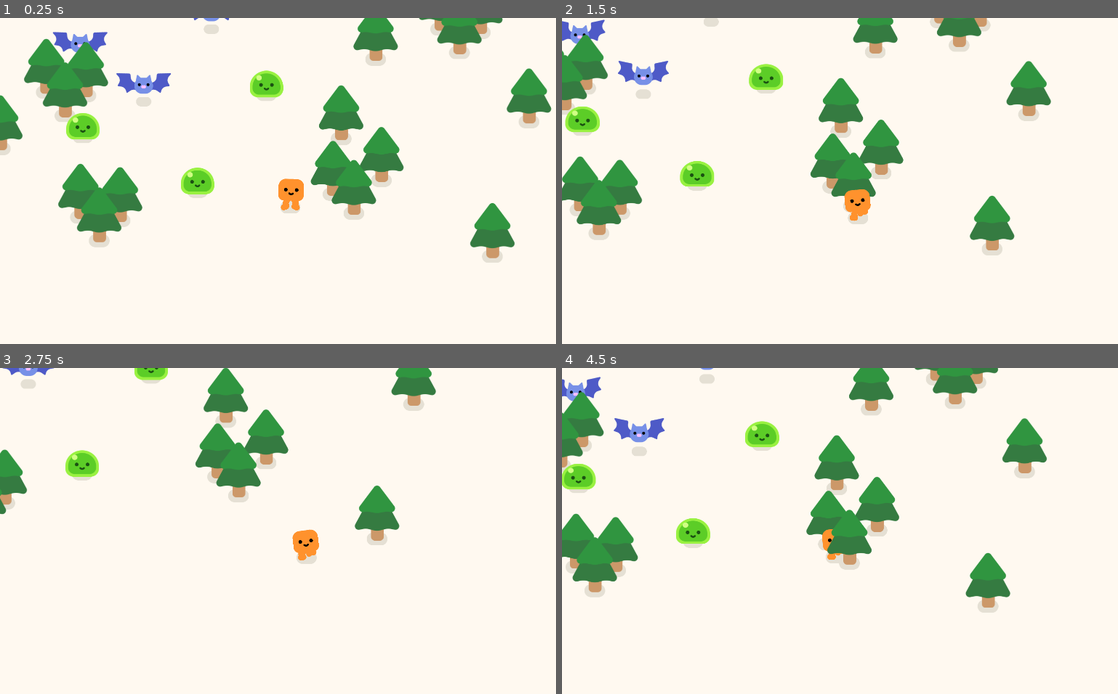
Above: before the commit, frames 1-4 (two rows, left to right).
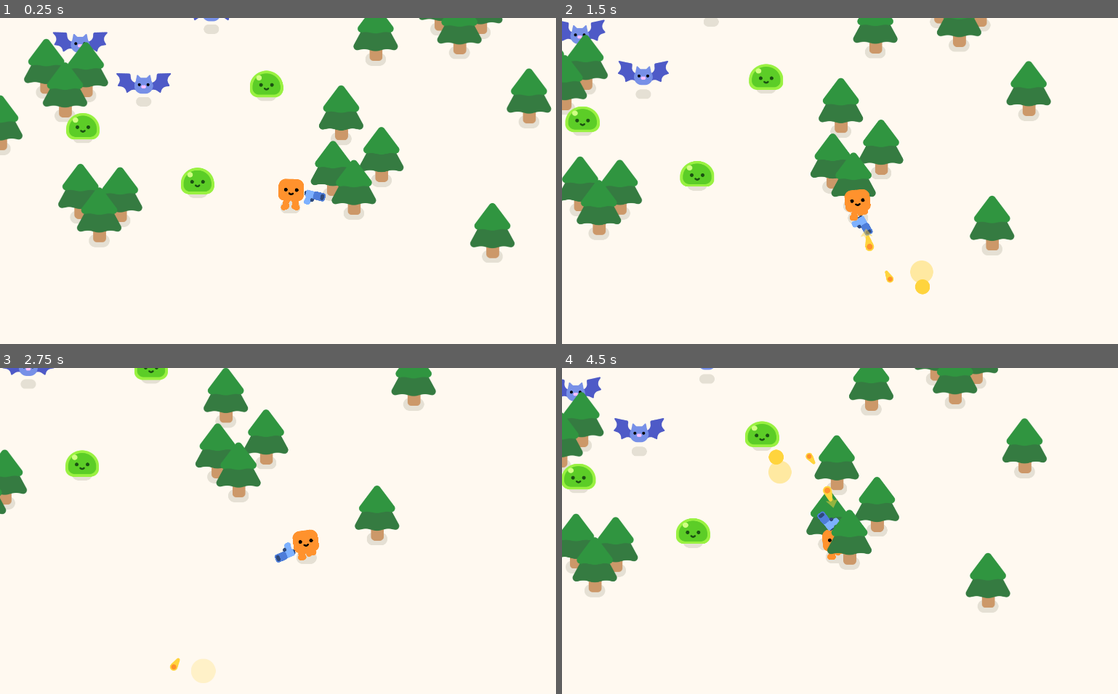
Above: after the commit, the same moments.

Repository: gdquest-demos/getting-started-with-godot-4
Game: Godot game, scene res://assets/test_scene/test_scene.tscn
The game is run twice, just before and just after one commit, with the same random seed, the same clock (stepped at 60 frames per second) and the same inputs. The project has no main scene, so this scene is started directly.
Inputs (mouse positions are in pixels of both pictures, inside the frame that each line leads up to):
- Up to frame 1 (0.25 s): no input
- Up to frame 2 (1.5 s): move the mouse to (979, 164) at 0.52 s; hold D (move_right) 0.53-1.28 s; tap Space (jump) at 0.6, 0.77, 1.07, 1.35 s; move the mouse to (734, 197) at 1.27 s; hold S (move_back) from 1.28 s (still down)
- Up to frame 3 (2.75 s): tap Space (jump) at 1.52, 1.82, 2.1 s; move the mouse to (350, 459) at 2.02 s; release S (move_back) at 2.03 s; hold D (move_right) from 2.03 s (still down)
- Up to frame 4 (4.5 s): move the mouse to (823, 596) at 2.77 s; release D (move_right) at 2.78 s; hold W (move_forward) 2.78-3.53 s; tap Space (jump) at 2.85, 3.02, 3.32, 3.6, 3.77, 4.07, 4.35 s; move the mouse to (1029, 579) at 3.52 s; hold A (move_left) from 3.53 s (still down); move the mouse to (678, 482) at 4.27 s

The runs differ from the first frame. In frame 1, 0.1% of the frame differs, in the area x 54-59%, y 52-58%; in frame 2, 0.5%; in frame 3, 0.4%; in frame 4, 0.6%, in the area x 37-50%, y 24-50%.

Commit message:
add: projectile and foe hurt animation

Diff:
--- a/assets/characters/bat/bat.tscn
+++ b/assets/characters/bat/bat.tscn
@@ -40,7 +40,31 @@
 "times": PackedFloat32Array(0),
 "transitions": PackedFloat32Array(1),
 "update": 0,
-"values": [-0.349066]
+"values": [0.0]
+}
+tracks/3/type = "value"
+tracks/3/imported = false
+tracks/3/enabled = true
+tracks/3/path = NodePath("Anchor/Body:scale")
+tracks/3/interp = 1
+tracks/3/loop_wrap = true
+tracks/3/keys = {
+"times": PackedFloat32Array(0),
+"transitions": PackedFloat32Array(1),
+"update": 0,
+"values": [Vector2(1, 1)]
+}
+tracks/4/type = "value"
+tracks/4/imported = false
+tracks/4/enabled = true
+tracks/4/path = NodePath("Anchor/Body:modulate")
+tracks/4/interp = 1
+tracks/4/loop_wrap = true
+tracks/4/keys = {
+"times": PackedFloat32Array(0),
+"transitions": PackedFloat32Array(1),
+"update": 0,
+"values": [Color(1, 1, 1, 1)]
 }
 
 [sub_resource type="Animation" id="Animation_vvyxb"]
@@ -83,20 +107,62 @@
 "values": [-0.349066, 0.349066, -0.349066, 0.349066, -0.349066]
 }
 
+[sub_resource type="Animation" id="Animation_oltpx"]
+resource_name = "hurt"
+length = 0.2
+tracks/0/type = "value"
+tracks/0/imported = false
+tracks/0/enabled = true
+tracks/0/path = NodePath("Anchor/Body:scale")
+tracks/0/interp = 1
+tracks/0/loop_wrap = true
+tracks/0/keys = {
+"times": PackedFloat32Array(0, 0.1, 0.2),
+"transitions": PackedFloat32Array(-2, -2, -2),
+"update": 0,
+"values": [Vector2(1, 1), Vector2(1.2, 1.2), Vector2(1, 1)]
+}
+tracks/1/type = "value"
+tracks/1/imported = false
+tracks/1/enabled = true
+tracks/1/path = NodePath("Anchor/Body:modulate")
+tracks/1/interp = 1
+tracks/1/loop_wrap = true
+tracks/1/keys = {
+"times": PackedFloat32Array(0, 0.1, 0.2),
+"transitions": PackedFloat32Array(-2, -2, -2),
+"update": 0,
+"values": [Color(1, 1, 1, 1), Color(1, 0, 0, 1), Color(1, 1, 1, 1)]
+}
+
 [sub_resource type="AnimationLibrary" id="AnimationLibrary_q82ch"]
 _data = {
 "RESET": SubResource("Animation_84x66"),
+"hurt": SubResource("Animation_oltpx"),
 "idle": SubResource("Animation_vvyxb")
 }
+
+[sub_resource type="AnimationNodeAnimation" id="AnimationNodeAnimation_37wlt"]
+animation = &"hurt"
 
 [sub_resource type="AnimationNodeAnimation" id="AnimationNodeAnimation_jacc3"]
 animation = &"idle"
+
+[sub_resource type="AnimationNodeOneShot" id="AnimationNodeOneShot_mxv8j"]
+filter_enabled = true
+filters = ["Anchor/Body:modulate", "Anchor/Body:scale"]
+fadein_time = 0.1
+fadeout_time = 0.1
 
 [sub_resource type="AnimationNodeBlendTree" id="AnimationNodeBlendTree_avncd"]
 graph_offset = Vector2(-533, 14)
 nodes/Animation/node = SubResource("AnimationNodeAnimation_jacc3")
-nodes/Animation/position = Vector2(52, 92)
-node_connections = [&"output", 0, &"Animation"]
+nodes/Animation/position = Vector2(-100, 100)
+"nodes/Animation 2/node" = SubResource("AnimationNodeAnimation_37wlt")
+"nodes/Animation 2/position" = Vector2(-100, 200)
+nodes/OneShot/node = SubResource("AnimationNodeOneShot_mxv8j")
+nodes/OneShot/position = Vector2(100, 100)
+node_connections = [&"output", 0, &"OneShot", &"OneShot", 0, &"Animation", &"OneShot", 1, &"Animation 2"]
 
 [node name="Bat" type="Node2D"]
 
@@ -120,7 +186,6 @@
 
 [node name="BatWing2" type="Sprite2D" parent="Anchor/Body"]
 position = Vector2(-20, -4)
-rotation = -0.349066
 texture = ExtResource("1_ylg8o")
 offset = Vector2(-42, -20)
 flip_h = true
@@ -138,3 +203,5 @@
 tree_root = SubResource("AnimationNodeBlendTree_avncd")
 anim_player = NodePath("../AnimationPlayer")
 active = true
+parameters/OneShot/active = false
+parameters/OneShot/request = 0
--- a/assets/characters/slime/slime.tscn
+++ b/assets/characters/slime/slime.tscn
@@ -1,11 +1,10 @@
-[gd_scene load_steps=22 format=3 uid="uid://csda0c7jdxpqn"]
+[gd_scene load_steps=21 format=3 uid="uid://csda0c7jdxpqn"]
 
 [ext_resource type="Texture2D" uid="uid://dvgfmy6vtvjji" path="res://assets/characters/slime/parts/slime_body.png" id="1_3j35h"]
 [ext_resource type="Script" path="res://assets/characters/slime/slime.gd" id="1_87y5x"]
 [ext_resource type="Texture2D" uid="uid://b7rhtttevhxtj" path="res://assets/ground_shadow.png" id="1_cq7ej"]
 [ext_resource type="Texture2D" uid="uid://c078jrp2yvc4s" path="res://assets/characters/slime/parts/slime_face.png" id="2_ygydt"]
 [ext_resource type="Texture2D" uid="uid://cai2ijnbypqtr" path="res://assets/characters/slime/parts/slime_hurt_eyes.png" id="4_hi70h"]
-[ext_resource type="Texture2D" uid="uid://btbxea1f3vwot" path="res://assets/characters/slime/parts/slime_body_hurt.png" id="5_2eutw"]
 
 [sub_resource type="Animation" id="Animation_y4lve"]
 length = 0.001
@@ -36,14 +35,14 @@
 tracks/2/type = "value"
 tracks/2/imported = false
 tracks/2/enabled = true
-tracks/2/path = NodePath("Anchor:position")
+tracks/2/path = NodePath("Anchor:position:y")
 tracks/2/interp = 1
 tracks/2/loop_wrap = true
 tracks/2/keys = {
 "times": PackedFloat32Array(0),
 "transitions": PackedFloat32Array(1),
 "update": 0,
-"values": [Vector2(0, 0)]
+"values": [0.0]
 }
 tracks/3/type = "value"
 tracks/3/imported = false
@@ -60,14 +59,26 @@
 tracks/4/type = "value"
 tracks/4/imported = false
 tracks/4/enabled = true
-tracks/4/path = NodePath("Anchor/SlimeBody:texture")
+tracks/4/path = NodePath("Anchor/SlimeBody:modulate")
 tracks/4/interp = 1
 tracks/4/loop_wrap = true
 tracks/4/keys = {
 "times": PackedFloat32Array(0),
 "transitions": PackedFloat32Array(1),
-"update": 1,
-"values": [ExtResource("1_3j35h")]
+"update": 0,
+"values": [Color(1, 1, 1, 1)]
+}
+tracks/5/type = "value"
+tracks/5/imported = false
+tracks/5/enabled = true
+tracks/5/path = NodePath("Anchor:scale")
+tracks/5/interp = 1
+tracks/5/loop_wrap = true
+tracks/5/keys = {
+"times": PackedFloat32Array(0),
+"transitions": PackedFloat32Array(1),
+"update": 0,
+"values": [Vector2(1, 1)]
 }
 
 [sub_resource type="Animation" id="Animation_lu163"]
@@ -88,38 +99,38 @@
 tracks/1/type = "value"
 tracks/1/imported = false
 tracks/1/enabled = true
-tracks/1/path = NodePath("Anchor/SlimeBody:texture")
+tracks/1/path = NodePath("Anchor/Face:position:y")
 tracks/1/interp = 1
 tracks/1/loop_wrap = true
 tracks/1/keys = {
-"times": PackedFloat32Array(0, 0.2),
+"times": PackedFloat32Array(0, 0.1),
 "transitions": PackedFloat32Array(1, 1),
-"update": 1,
-"values": [ExtResource("5_2eutw"), ExtResource("1_3j35h")]
+"update": 0,
+"values": [-25.0, -35.0]
 }
 tracks/2/type = "value"
 tracks/2/imported = false
 tracks/2/enabled = true
-tracks/2/path = NodePath("Anchor/SlimeBody:scale")
-tracks/2/interp = 0
+tracks/2/path = NodePath("Anchor/SlimeBody:modulate")
+tracks/2/interp = 1
 tracks/2/loop_wrap = true
 tracks/2/keys = {
 "times": PackedFloat32Array(0, 0.1, 0.2),
 "transitions": PackedFloat32Array(-2, -2, -2),
 "update": 0,
-"values": [Vector2(1, 1), Vector2(0.8, 1.2), Vector2(1, 1)]
+"values": [Color(1, 1, 1, 1), Color(1, 0, 0, 1), Color(1, 1, 1, 1)]
 }
 tracks/3/type = "value"
 tracks/3/imported = false
 tracks/3/enabled = true
-tracks/3/path = NodePath("Anchor/Face:position:y")
+tracks/3/path = NodePath("Anchor:scale")
 tracks/3/interp = 1
 tracks/3/loop_wrap = true
 tracks/3/keys = {
-"times": PackedFloat32Array(0, 0.1),
-"transitions": PackedFloat32Array(1, 1),
-"update": 0,
-"values": [-25.0, -35.0]
+"times": PackedFloat32Array(0, 0.1, 0.2),
+"transitions": PackedFloat32Array(-2, -2, -2),
+"update": 0,
+"values": [Vector2(1, 1), Vector2(1.2, 1.2), Vector2(1, 1)]
 }
 
 [sub_resource type="Animation" id="Animation_71vdi"]
@@ -152,14 +163,14 @@
 tracks/2/type = "value"
 tracks/2/imported = false
 tracks/2/enabled = true
-tracks/2/path = NodePath("Anchor:position")
+tracks/2/path = NodePath("Anchor:position:y")
 tracks/2/interp = 1
 tracks/2/loop_wrap = true
 tracks/2/keys = {
 "times": PackedFloat32Array(0),
 "transitions": PackedFloat32Array(1),
 "update": 0,
-"values": [Vector2(0, 0)]
+"values": [0.0]
 }
 
 [sub_resource type="Animation" id="Animation_l6fy2"]
@@ -215,6 +226,8 @@
 animation = &"hurt"
 
 [sub_resource type="AnimationNodeOneShot" id="AnimationNodeOneShot_rtvnm"]
+filter_enabled = true
+filters = ["Anchor/Face/SlimeFace:texture", "Anchor/Face:position:y", "Anchor/SlimeBody:modulate", "Anchor/SlimeBody:texture", "Anchor:scale"]
 fadein_time = 0.05
 fadeout_time = 0.05
 
@@ -239,16 +252,16 @@
 states/idle/node = SubResource("AnimationNodeAnimation_oboc6")
 states/idle/position = Vector2(330, 103)
 states/walk/node = SubResource("AnimationNodeAnimation_nyrw1")
-states/walk/position = Vector2(432, 103)
+states/walk/position = Vector2(433, 103)
 transitions = ["Start", "idle", SubResource("AnimationNodeStateMachineTransition_nsqbj"), "idle", "walk", SubResource("AnimationNodeStateMachineTransition_pami4"), "walk", "idle", SubResource("AnimationNodeStateMachineTransition_6m35t")]
 graph_offset = Vector2(-354, -38)
 
 [sub_resource type="AnimationNodeBlendTree" id="AnimationNodeBlendTree_b1ecp"]
-graph_offset = Vector2(-213, 107)
+graph_offset = Vector2(-244, 81)
 nodes/Animation/node = SubResource("AnimationNodeAnimation_ssj5e")
-nodes/Animation/position = Vector2(15, 291)
+nodes/Animation/position = Vector2(60, 240)
 nodes/HurtShot/node = SubResource("AnimationNodeOneShot_rtvnm")
-nodes/HurtShot/position = Vector2(260, 160)
+nodes/HurtShot/position = Vector2(240, 120)
 nodes/StateMachine/node = SubResource("AnimationNodeStateMachine_pb0rs")
 nodes/StateMachine/position = Vector2(40, 80)
 nodes/output/position = Vector2(400, 100)
--- /dev/null
+++ b/assets/impact/impact.gd
@@ -0,0 +1,9 @@
+extends Node2D
+
+@onready var sprite = %Sprite
+
+func _ready():
+	var t = create_tween().set_parallel(true).set_ease(Tween.EASE_OUT)
+	t.tween_property(sprite, "scale", Vector2.ONE * 1.35, 0.3).from(Vector2.ONE * 0.6)
+	t.tween_property(sprite, "modulate:a", 0.0, 0.15).set_delay(0.15)
+	t.chain().tween_callback(queue_free)
--- /dev/null
+++ b/assets/impact/impact.tscn
@@ -0,0 +1,12 @@
+[gd_scene load_steps=3 format=3 uid="uid://hhxw84urekfn"]
+
+[ext_resource type="Texture2D" uid="uid://dn80eu1qs371v" path="res://assets/circle.png" id="1_cp73q"]
+[ext_resource type="Script" path="res://assets/impact/impact.gd" id="1_de07n"]
+
+[node name="Impact" type="Node2D"]
+script = ExtResource("1_de07n")
+
+[node name="Sprite" type="Sprite2D" parent="."]
+unique_name_in_owner = true
+modulate = Color(1, 0.831373, 0.239216, 1)
+texture = ExtResource("1_cp73q")
--- /dev/null
+++ b/assets/pistol/muzzle_flash.gd
@@ -0,0 +1,10 @@
+extends Node2D
+
+@onready var sprite = %Sprite
+
+func _ready():
+	var t = create_tween().set_parallel(true).set_ease(Tween.EASE_OUT).set_trans(Tween.TRANS_BACK)
+	t.tween_property(sprite, "position:x", 16.0, 0.25)
+	t.tween_property(sprite, "scale", Vector2.ONE * 1.25, 0.25)
+	t.tween_property(sprite, "modulate:a", 0.0, 0.25).set_delay(0.1)
+	t.chain().tween_callback(queue_free)
--- /dev/null
+++ b/assets/pistol/muzzle_flash.tscn
@@ -0,0 +1,12 @@
+[gd_scene load_steps=3 format=3 uid="uid://btkm58vd04257"]
+
+[ext_resource type="Script" path="res://assets/pistol/muzzle_flash.gd" id="1_qee16"]
+[ext_resource type="Texture2D" uid="uid://brgpjilf7s2ul" path="res://assets/pistol/muzzle_flash.png" id="1_yxyu1"]
+
+[node name="MuzzleFlash" type="Node2D"]
+script = ExtResource("1_qee16")
+
+[node name="Sprite" type="Sprite2D" parent="."]
+unique_name_in_owner = true
+texture = ExtResource("1_yxyu1")
+offset = Vector2(10, 0)
--- /dev/null
+++ b/assets/pistol/pistol.gd
@@ -0,0 +1,9 @@
+extends Node2D
+
+@onready var pistol = %Pistol
+@onready var end = %End
+
+func shoot():
+	var t = create_tween().set_ease(Tween.EASE_OUT)
+	t.tween_property(pistol, "rotation_degrees", -25.0, 0.15).set_trans(Tween.TRANS_BACK)
+	t.tween_property(pistol, "rotation_degrees", 0.0, 0.8).set_trans(Tween.TRANS_ELASTIC)
--- a/assets/pistol/pistol.tscn
+++ b/assets/pistol/pistol.tscn
@@ -1,12 +1,16 @@
-[gd_scene load_steps=2 format=3 uid="uid://cxo32i8xhrrmc"]
+[gd_scene load_steps=3 format=3 uid="uid://cxo32i8xhrrmc"]
 
+[ext_resource type="Script" path="res://assets/pistol/pistol.gd" id="1_8m5tp"]
 [ext_resource type="Texture2D" uid="uid://cswb5do8rrj7q" path="res://assets/pistol/pistol.png" id="1_wlqsu"]
 
 [node name="Pistol" type="Node2D"]
+script = ExtResource("1_8m5tp")
 
 [node name="Pistol" type="Sprite2D" parent="."]
+unique_name_in_owner = true
 texture = ExtResource("1_wlqsu")
 offset = Vector2(16, 0)
 
 [node name="End" type="Marker2D" parent="Pistol"]
-position = Vector2(41, -11)
+unique_name_in_owner = true
+position = Vector2(46, -11)
--- /dev/null
+++ b/assets/projectile/projectile.gd
@@ -0,0 +1,24 @@
+extends Node2D
+
+var range = 400.0
+var speed = 600.0
+var timer : SceneTreeTimer
+@onready var sprite = %Sprite
+
+signal impact(impact_position)
+
+func _ready():
+	timer = get_tree().create_timer(range / speed)
+	timer.connect("timeout", func():
+		impact.emit(global_position)
+		queue_free()
+		)
+
+	var t = create_tween().set_loops(0)
+	t.tween_property(sprite, "scale", Vector2.ONE * 1.2, 0.1)
+	t.tween_property(sprite, "scale", Vector2.ONE * 0.8, 0.1)
+
+
+func _process(delta):
+	var v = Vector2.from_angle(rotation) * speed * delta
+	position += v
--- /dev/null
+++ b/assets/projectile/projectile.tscn
@@ -0,0 +1,12 @@
+[gd_scene load_steps=3 format=3 uid="uid://b0m81ypg1ach7"]
+
+[ext_resource type="Script" path="res://assets/projectile/projectile.gd" id="1_ri8rn"]
+[ext_resource type="Texture2D" uid="uid://dftkbqwsfd68r" path="res://assets/projectile/projectile.png" id="2_dgnw5"]
+
+[node name="projectile" type="Node2D"]
+script = ExtResource("1_ri8rn")
+
+[node name="Sprite" type="Sprite2D" parent="."]
+unique_name_in_owner = true
+texture = ExtResource("2_dgnw5")
+offset = Vector2(-10, 0)
--- /dev/null
+++ b/assets/test_scene/TestPistol.gd
@@ -0,0 +1,31 @@
+extends Node
+
+@export var pistol_anchor : Marker2D
+@export var pistol : Node2D
+@export var projectile_scene : PackedScene
+@export var muzzle_flash_scene : PackedScene
+@export var impact_scene : PackedScene
+
+func _process(delta):
+	pistol_anchor.rotate(1.0 * delta)
+	if Input.is_action_just_pressed("jump"): shoot()
+
+func shoot():
+	pistol.shoot()
+
+	var flash = muzzle_flash_scene.instantiate()
+	flash.global_position = pistol.end.global_position
+	flash.rotation = pistol.end.global_rotation
+	add_child(flash)
+
+	var projectile = projectile_scene.instantiate()
+	projectile.global_position = pistol.end.global_position
+	projectile.rotation = pistol_anchor.rotation
+	add_child(projectile)
+
+	projectile.connect("impact", on_impact)
+
+func on_impact(impact_position):
+	var impact = impact_scene.instantiate()
+	impact.global_position = impact_position
+	add_child(impact)
--- a/assets/test_scene/test_scene.tscn
+++ b/assets/test_scene/test_scene.tscn
@@ -1,9 +1,14 @@
-[gd_scene load_steps=5 format=3 uid="uid://bbra81svcey10"]
+[gd_scene load_steps=10 format=3 uid="uid://bbra81svcey10"]
 
 [ext_resource type="PackedScene" uid="uid://copvdmva1mitl" path="res://assets/characters/bat/bat.tscn" id="1_1qf7g"]
 [ext_resource type="PackedScene" uid="uid://f64cyd0psfvd" path="res://assets/trees/pine_tree.tscn" id="1_q7jyy"]
 [ext_resource type="PackedScene" uid="uid://csda0c7jdxpqn" path="res://assets/characters/slime/slime.tscn" id="2_qdjtg"]
 [ext_resource type="PackedScene" uid="uid://h7rqjexsb2a0" path="res://assets/test_player/test_player.tscn" id="3_kq48k"]
+[ext_resource type="Script" path="res://assets/test_scene/TestPistol.gd" id="5_vq8xg"]
+[ext_resource type="PackedScene" uid="uid://cxo32i8xhrrmc" path="res://assets/pistol/pistol.tscn" id="5_x8mh6"]
+[ext_resource type="PackedScene" uid="uid://b0m81ypg1ach7" path="res://assets/projectile/projectile.tscn" id="7_kciyk"]
+[ext_resource type="PackedScene" uid="uid://btkm58vd04257" path="res://assets/pistol/muzzle_flash.tscn" id="8_ibwt7"]
+[ext_resource type="PackedScene" uid="uid://hhxw84urekfn" path="res://assets/impact/impact.tscn" id="9_nr1nm"]
 
 [node name="TestScene" type="Node"]
 
@@ -64,22 +69,25 @@
 [node name="PineTree18" parent="World2D/Trees" instance=ExtResource("1_q7jyy")]
 position = Vector2(1546, 282)
 
-[node name="Bat" parent="World2D" instance=ExtResource("1_1qf7g")]
+[node name="Foes" type="Node2D" parent="World2D"]
+y_sort_enabled = true
+
+[node name="Bat" parent="World2D/Foes" instance=ExtResource("1_1qf7g")]
 position = Vector2(354, 386)
 
-[node name="Bat2" parent="World2D" instance=ExtResource("1_1qf7g")]
+[node name="Bat2" parent="World2D/Foes" instance=ExtResource("1_1qf7g")]
 position = Vector2(564, 522)
 
-[node name="Bat3" parent="World2D" instance=ExtResource("1_1qf7g")]
+[node name="Bat3" parent="World2D/Foes" instance=ExtResource("1_1qf7g")]
 position = Vector2(788, 282)
 
-[node name="Slime" parent="World2D" instance=ExtResource("2_qdjtg")]
+[node name="Slime" parent="World2D/Foes" instance=ExtResource("2_qdjtg")]
 position = Vector2(970, 499)
 
-[node name="Slime3" parent="World2D" instance=ExtResource("2_qdjtg")]
+[node name="Slime3" parent="World2D/Foes" instance=ExtResource("2_qdjtg")]
 position = Vector2(363, 639)
 
-[node name="Slime2" parent="World2D" instance=ExtResource("2_qdjtg")]
+[node name="Slime2" parent="World2D/Foes" instance=ExtResource("2_qdjtg")]
 position = Vector2(742, 820)
 
 [node name="TestPlayer" parent="World2D" instance=ExtResource("3_kq48k")]
@@ -88,6 +96,20 @@
 [node name="Camera2D" type="Camera2D" parent="World2D/TestPlayer"]
 position = Vector2(0, -87)
 position_smoothing_enabled = true
+
+[node name="PistolAnchor" type="Marker2D" parent="World2D/TestPlayer"]
+position = Vector2(0, -49)
+
+[node name="Pistol" parent="World2D/TestPlayer/PistolAnchor" instance=ExtResource("5_x8mh6")]
+position = Vector2(65, 0)
+
+[node name="TestPistol" type="Node2D" parent="." node_paths=PackedStringArray("pistol_anchor", "pistol")]
+script = ExtResource("5_vq8xg")
+pistol_anchor = NodePath("../World2D/TestPlayer/PistolAnchor")
+pistol = NodePath("../World2D/TestPlayer/PistolAnchor/Pistol")
+projectile_scene = ExtResource("7_kciyk")
+muzzle_flash_scene = ExtResource("8_ibwt7")
+impact_scene = ExtResource("9_nr1nm")
 
 [node name="Background" type="CanvasLayer" parent="."]
 layer = -1
Not shown: 1 places in assets/characters/bat/bat.tscn that only renumber resources
Binary file added: assets/circle.png
Not shown, added: assets/circle.png.import
Binary file added: assets/pistol/muzzle_flash.png
Not shown, added: assets/pistol/muzzle_flash.png.import
Binary file added: assets/projectile/projectile.png
Not shown, added: assets/projectile/projectile.png.import
